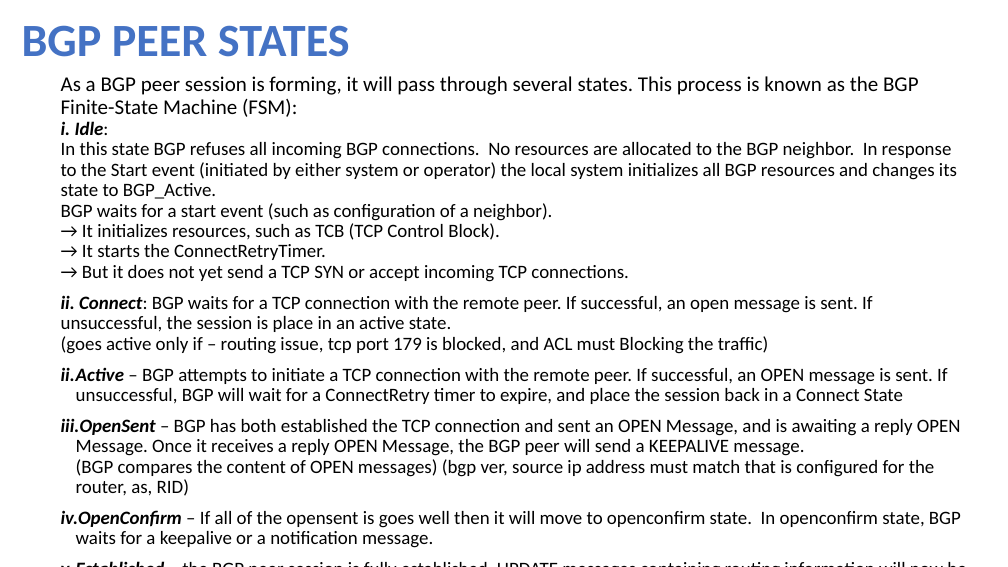
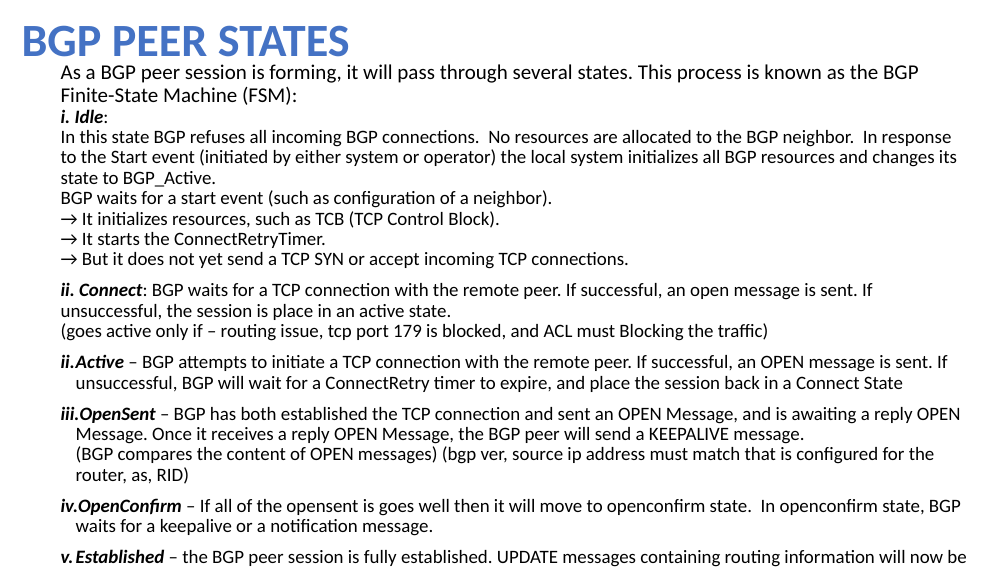
Before and after one commit to shankarpradhan/Networking, a slide deck: slide 6 of BGP.pptx. Drawn at 1008x567 pixels with LibreOffice and Linux fonts; fonts in the diff are those of the drawing. Boxes give left, top, right and bottom in pixels: in the first picture for what was removed or moved away, otherwise in the second. Text is boxed around its words. In the diff, an @@ line names an element or a change of style, - is before the commit and + after.

```diff
--- a/BGP.pptx
+++ b/BGP.pptx
@@ text "As a BGP peer session ..." rewrapped from bbox=[61, 76, 961, 548] to bbox=[61, 64, 966, 567] @@
```
Also in this commit, not shown: 20 other files.
